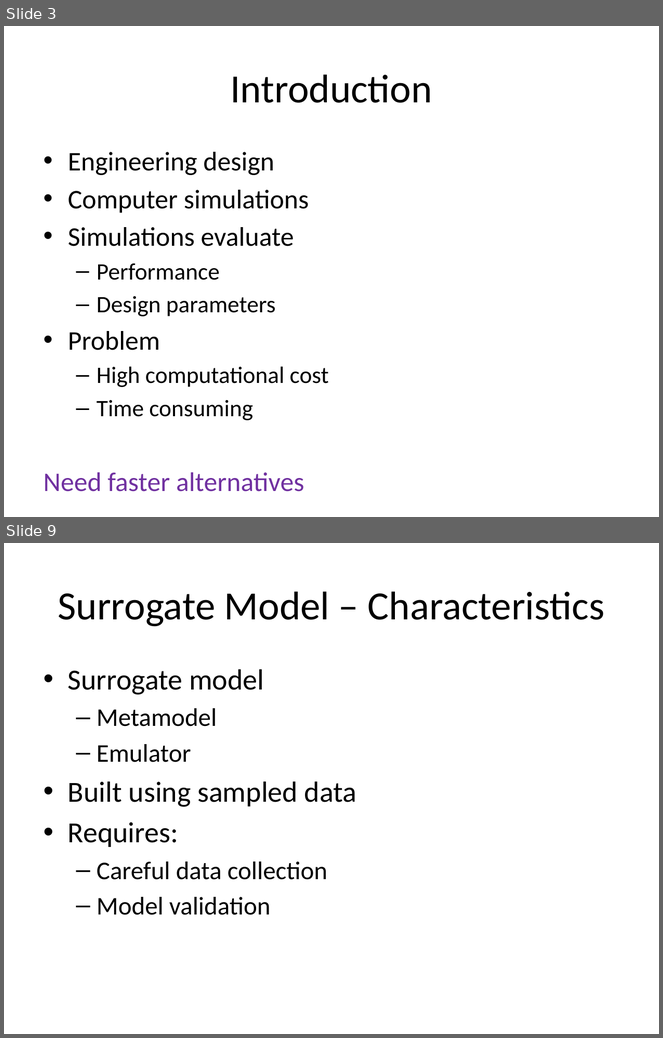
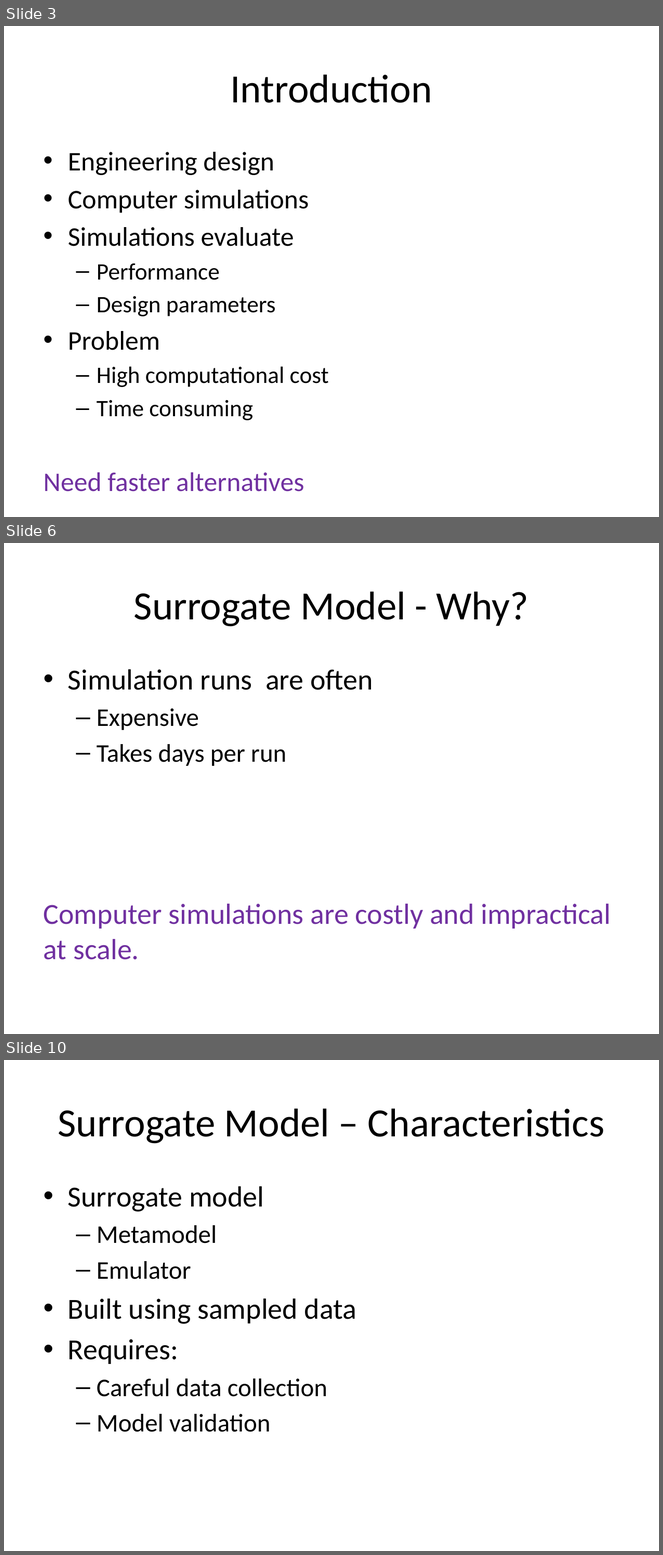
Before and after one commit to look4pritam/SurrogateModel, a slide deck: Presentations/SurrogateModel.pptx. Shown one above the other, each under a label of ours: slides 3 and 9 before the commit, slides 3, 6 and 10 after it; the slides between them are not shown. The pictures are 663x1038 and 663x1555 pixels, drawn with LibreOffice and Linux fonts; fonts in the diff are those of the drawing. Boxes give left, top, right and bottom in pixels: in the first picture for what was removed or moved away, otherwise in the second. Text is boxed around its words. In the diff, an @@ line names an element or a change of style, - is before the commit and + after.

```diff
--- a/Presentations/SurrogateModel.pptx
+++ b/Presentations/SurrogateModel.pptx
@@ slide 6 added at [4,543,659,1034], background #FFFFFF @@
@@ title added at [134,591,529,627], 44 pt, text #000000 @@
+Surrogate Model - Why?
@@ text added at [44,669,611,960], 32 pt, text #7030A0 @@
+• Simulation runs are often
+  – Expensive
+  – Takes days per run
+Computer simulations are costly and impractical at scale.
@@ what was slide 9 is now slide 10 @@
```
Also in this commit, not shown: 7 slides changed, 5 other slides added.
